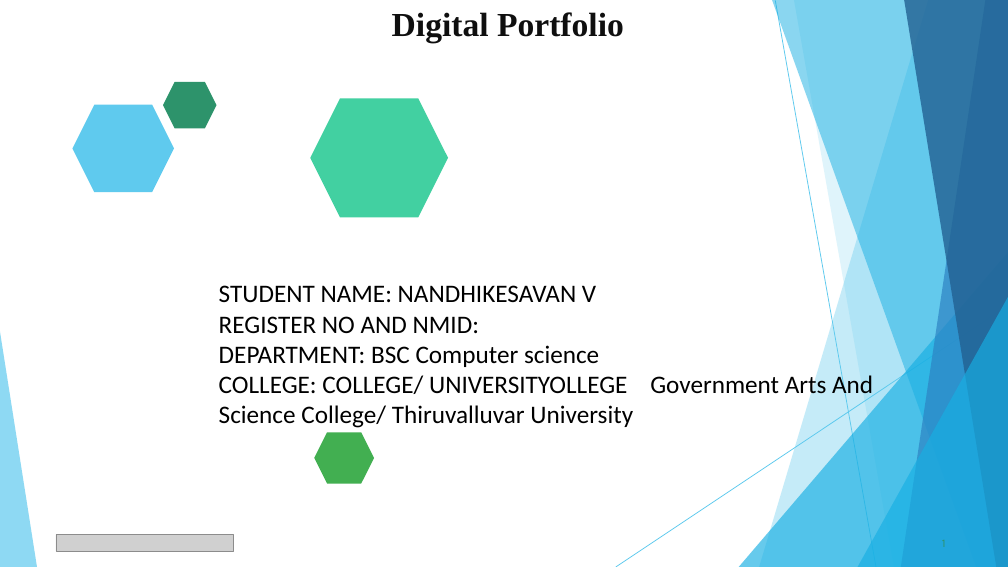
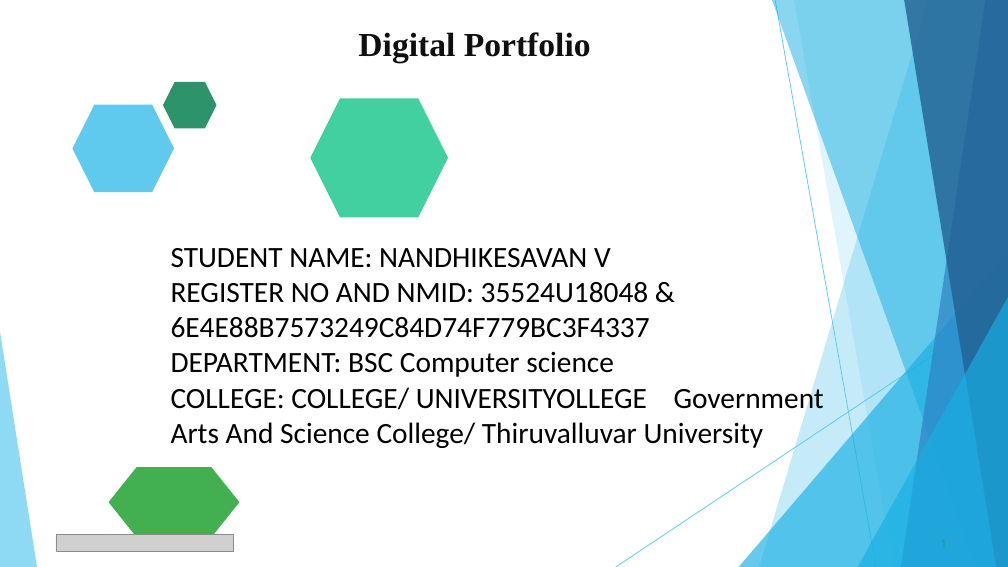
Before and after one commit to 24csnm48-stack/Naan-mudhalvan, a slide deck: slide 1 of PPT FWD TNSDC 2025.pptx. Drawn at 1008x567 pixels with LibreOffice and Linux fonts; fonts in the diff are those of the drawing; grey boxes stand for pictures. Boxes give left, top, right and bottom in pixels: in the first picture for what was removed or moved away, otherwise in the second. Text is boxed around its words. In the diff, an @@ line names an element or a change of style, - is before the commit and + after.

```diff
--- a/PPT FWD TNSDC 2025.pptx
+++ b/PPT FWD TNSDC 2025.pptx
@@ title "Digital Portfolio": place and size @@
-title "Digital Portfolio" at bbox=[392, 12, 624, 43]
+title "Digital Portfolio" at bbox=[358, 32, 591, 63]
@@ text "STUDENT NAME: NANDHIKESAVAN V": place and size @@
-text "STUDENT NAME: NANDHIKESAVAN V" at bbox=[219, 285, 873, 428]
+text "STUDENT NAME: NANDHIKESAVAN V" at bbox=[171, 248, 824, 448]
@@ text at bbox=[171, 248, 824, 448]: size 24 to 28 pt in "STUDENT NAME: NANDHIKESAVAN V", "DEPARTMENT: BSC Computer science", "COLLEGE: COLLEGE/ UNIVERSITYOLLEGE Government Arts And Scien ..." @@
@@ text at bbox=[171, 282, 650, 338]: text changed; size 24 to 28 pt @@
-REGISTER NO AND NMID:
+REGISTER NO AND NMID: 35524U18048 & 6E4E88B7573249C84D74F779BC3F4337
@@ freeform shape removed at bbox=[315, 433, 374, 484] @@
@@ freeform shape added at bbox=[109, 467, 240, 538], fill #42AF51 @@
```
Also in this commit, not shown: 10 other slides changed, 1 other file.
